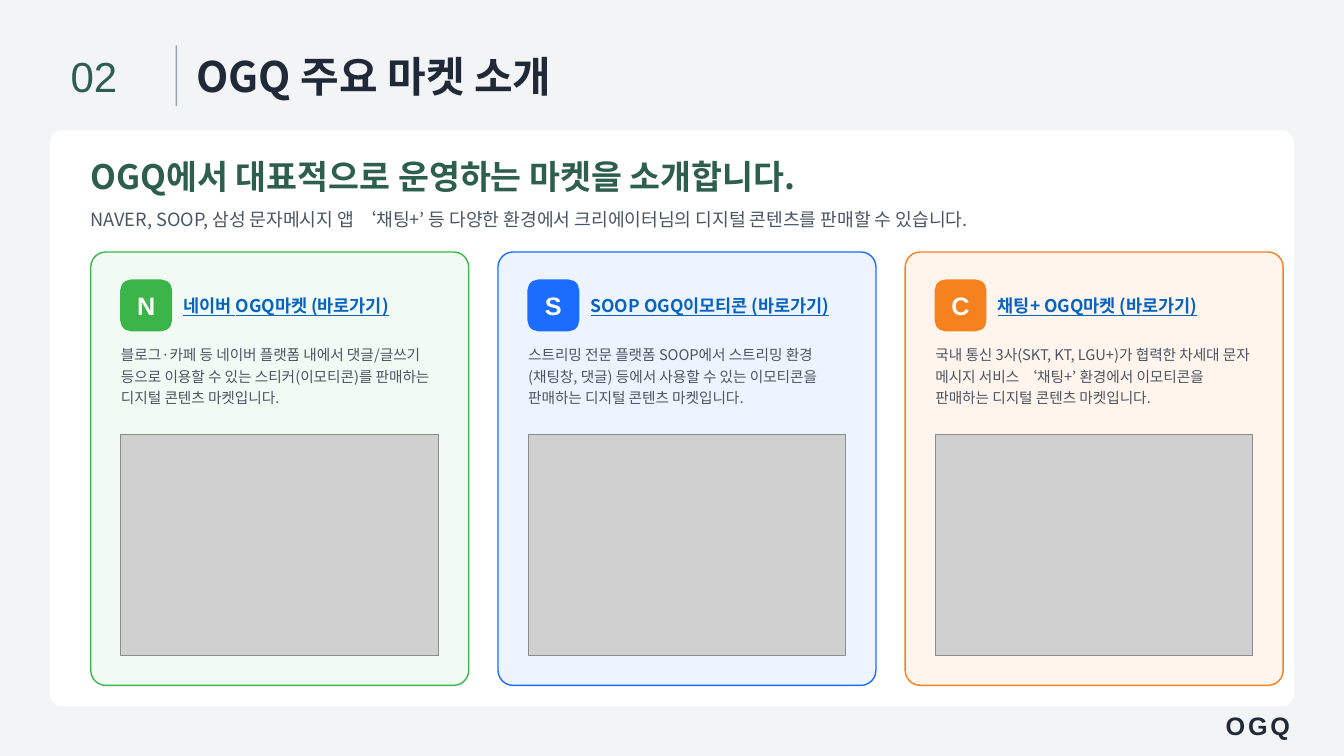
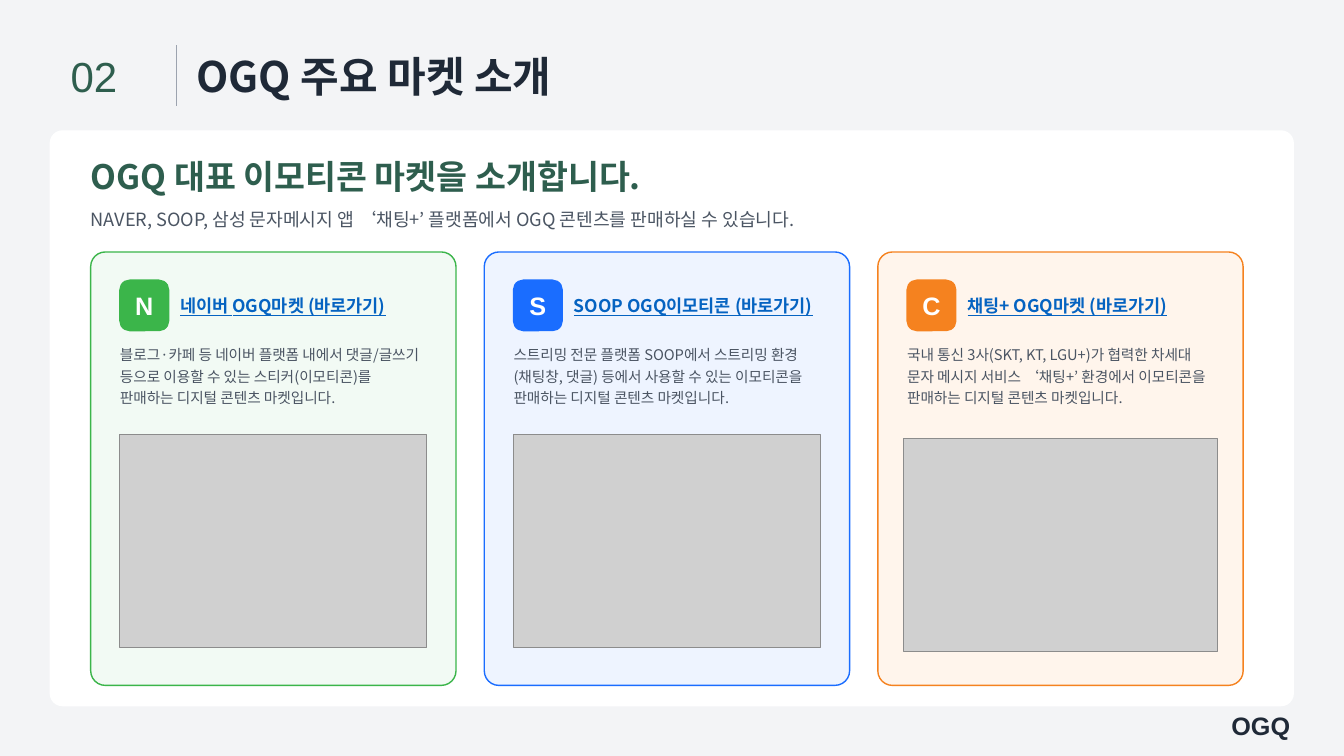
Before and after one commit to loveet3-hue/ogq-banner-generator, a slide deck: slide 5 of playbook/template_v2.pptx. Drawn at 1344x756 pixels with LibreOffice and Linux fonts; fonts in the diff are those of the drawing; grey boxes stand for pictures. Boxes give left, top, right and bottom in pixels: in the first picture for what was removed or moved away, otherwise in the second. Text is boxed around its words. In the diff, an @@ line names an element or a change of style, - is before the commit and + after.

```diff
--- a/playbook/template_v2.pptx
+++ b/playbook/template_v2.pptx
@@ text at bbox=[91, 160, 640, 196]: text changed @@
-OGQ에서 대표적으로 운영하는 마켓을 소개합니다.
+OGQ 대표 이모티콘 마켓을 소개합니다.
@@ text at bbox=[91, 211, 794, 230]: text changed @@
-NAVER, SOOP, 삼성 문자메시지 앱 ‘채팅+’ 등 다양한 환경에서 크리에이터님의 디지털 콘텐츠를 판매할 수 있습니다.
+NAVER, SOOP, 삼성 문자메시지 앱 ‘채팅+’ 플랫폼에서 OGQ 콘텐츠를 판매하실 수 있습니다.
@@ rounded rectangle: place and size @@
-rounded rectangle at bbox=[91, 252, 469, 686]
+rounded rectangle at bbox=[91, 252, 456, 686]
@@ rounded rectangle: place and size @@
-rounded rectangle at bbox=[498, 252, 876, 686]
+rounded rectangle at bbox=[484, 252, 849, 686]
@@ rounded rectangle: place and size @@
-rounded rectangle at bbox=[905, 252, 1284, 686]
+rounded rectangle at bbox=[878, 252, 1243, 686]
@@ text "S": place and size @@
-text "S" at bbox=[545, 297, 562, 316]
+text "S" at bbox=[529, 297, 546, 316]
@@ rounded rectangle: place and size @@
-rounded rectangle at bbox=[528, 280, 579, 331]
+rounded rectangle at bbox=[513, 280, 562, 331]
@@ text "SOOP OGQ이모티콘 (바로가기)": place and size @@
-text "SOOP OGQ이모티콘 (바로가기)" at bbox=[591, 297, 829, 316]
+text "SOOP OGQ이모티콘 (바로가기)" at bbox=[574, 297, 812, 316]
@@ text "C": place and size @@
-text "C" at bbox=[951, 297, 969, 316]
+text "C" at bbox=[922, 297, 940, 316]
@@ rounded rectangle: place and size @@
-rounded rectangle at bbox=[936, 280, 986, 331]
+rounded rectangle at bbox=[907, 280, 956, 331]
@@ text "채팅+ OGQ마켓 (바로가기)": place and size @@
-text "채팅+ OGQ마켓 (바로가기)" at bbox=[998, 297, 1197, 316]
+text "채팅+ OGQ마켓 (바로가기)" at bbox=[968, 297, 1166, 316]
@@ text "블로그·카페 등 네이버 플랫폼 내에서 ..." rewrapped from bbox=[121, 348, 430, 404] to bbox=[120, 348, 419, 404] @@
@@ text "스트리밍 전문 플랫폼 SOOP에서 스트리밍 ...": place and size @@
-text "스트리밍 전문 플랫폼 SOOP에서 스트리밍 ..." at bbox=[528, 348, 817, 404]
+text "스트리밍 전문 플랫폼 SOOP에서 스트리밍 ..." at bbox=[514, 348, 802, 404]
@@ text "국내 통신 3사(SKT, KT, LGU+)가 ..." rewrapped from bbox=[935, 347, 1250, 404] to bbox=[907, 348, 1205, 404] @@
@@ picture: place and size @@
-picture at bbox=[121, 435, 439, 655]
+picture at bbox=[120, 435, 426, 647]
@@ picture: place and size @@
-picture at bbox=[528, 435, 846, 655]
+picture at bbox=[513, 435, 820, 647]
@@ picture: place and size @@
-picture at bbox=[936, 435, 1253, 655]
+picture at bbox=[903, 439, 1218, 651]
@@ text "OGQ" at bbox=[1231, 717, 1290, 740]: letter spacing 2 to 0 pt @@
```
Also in this commit, not shown: 38 other slides changed, 6 other files.
